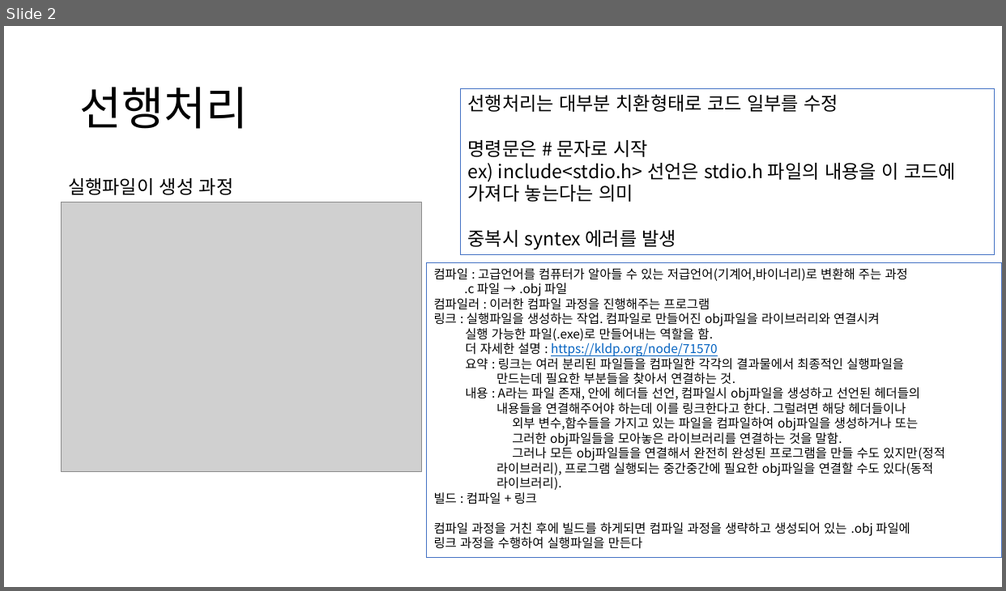
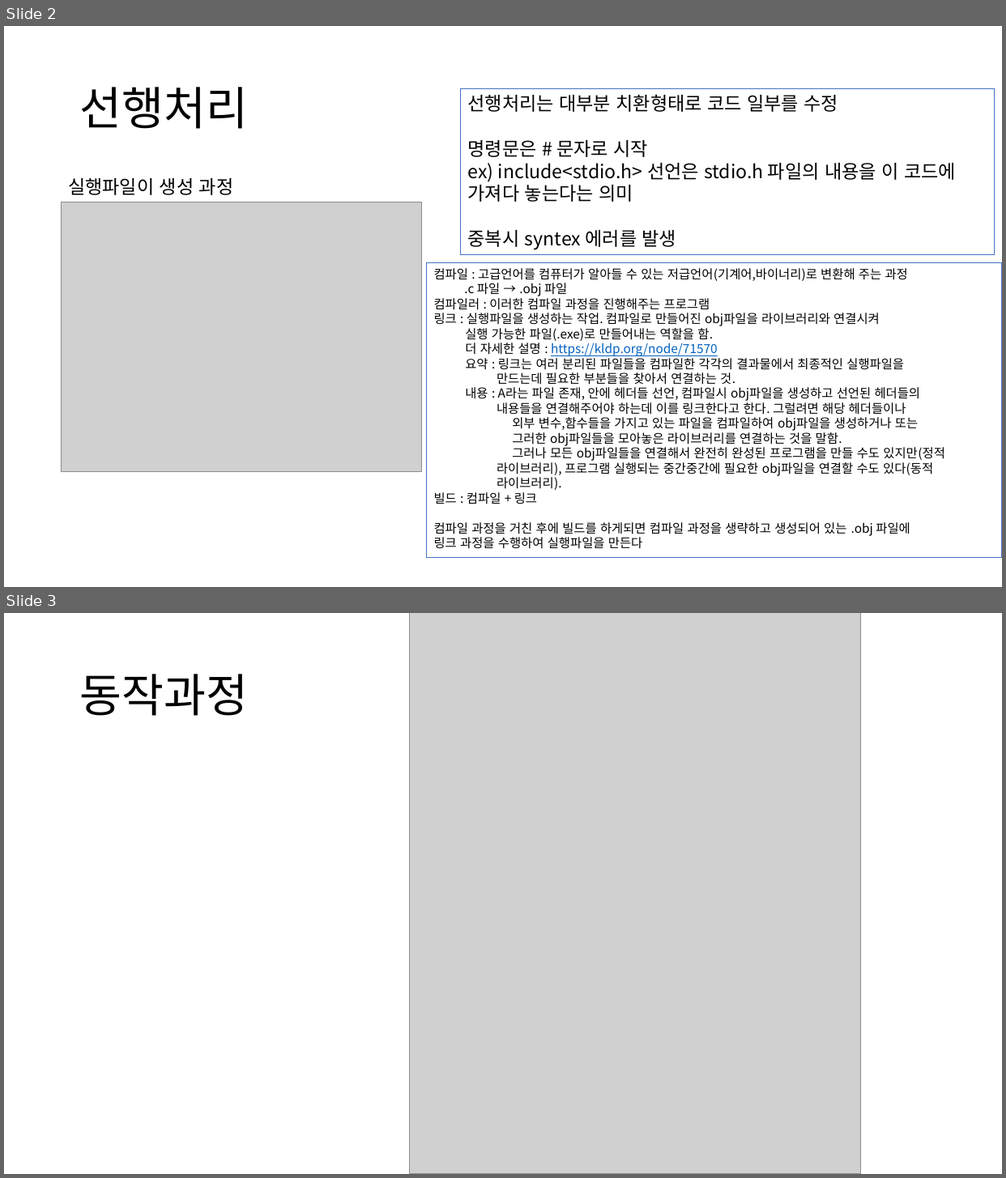
Before and after one commit to sejjun/darkent-with-C, a slide deck: darknet_withC.pptx. Shown one above the other, each under a label of ours: slide 2 before the commit, slides 2 and 3 after it. The pictures are 1006x591 and 1006x1178 pixels, drawn with LibreOffice and Linux fonts; fonts in the diff are those of the drawing; grey boxes stand for pictures. Boxes give left, top, right and bottom in pixels: in the first picture for what was removed or moved away, otherwise in the second. Text is boxed around its words. In the diff, an @@ line names an element or a change of style, - is before the commit and + after.

```diff
--- a/darknet_withC.pptx
+++ b/darknet_withC.pptx
@@ slide 3 added at (x1=4, y1=613, x2=1002, y2=1174), background #FFFFFF @@
@@ picture added at (x1=410, y1=613, x2=861, y2=1174) @@
@@ title added at (x1=80, y1=674, x2=249, y2=716), 44 pt, text #000000 @@
+동작과정
```
Also in this commit, not shown: 2 other slides added.
